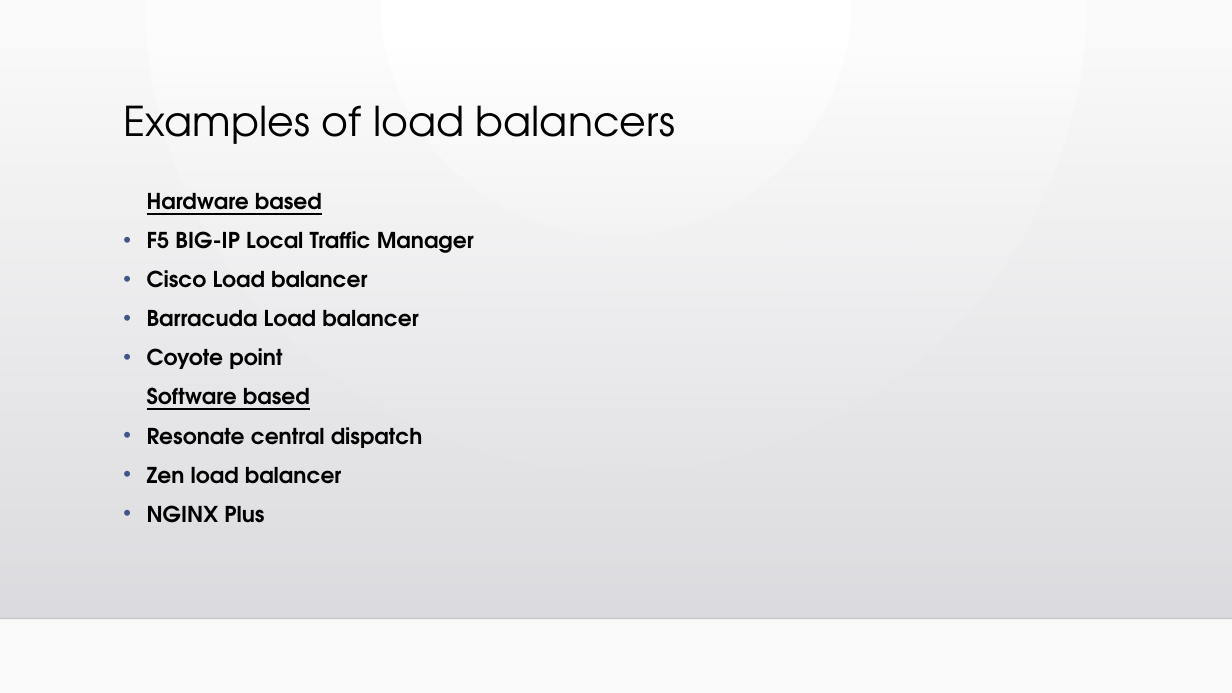
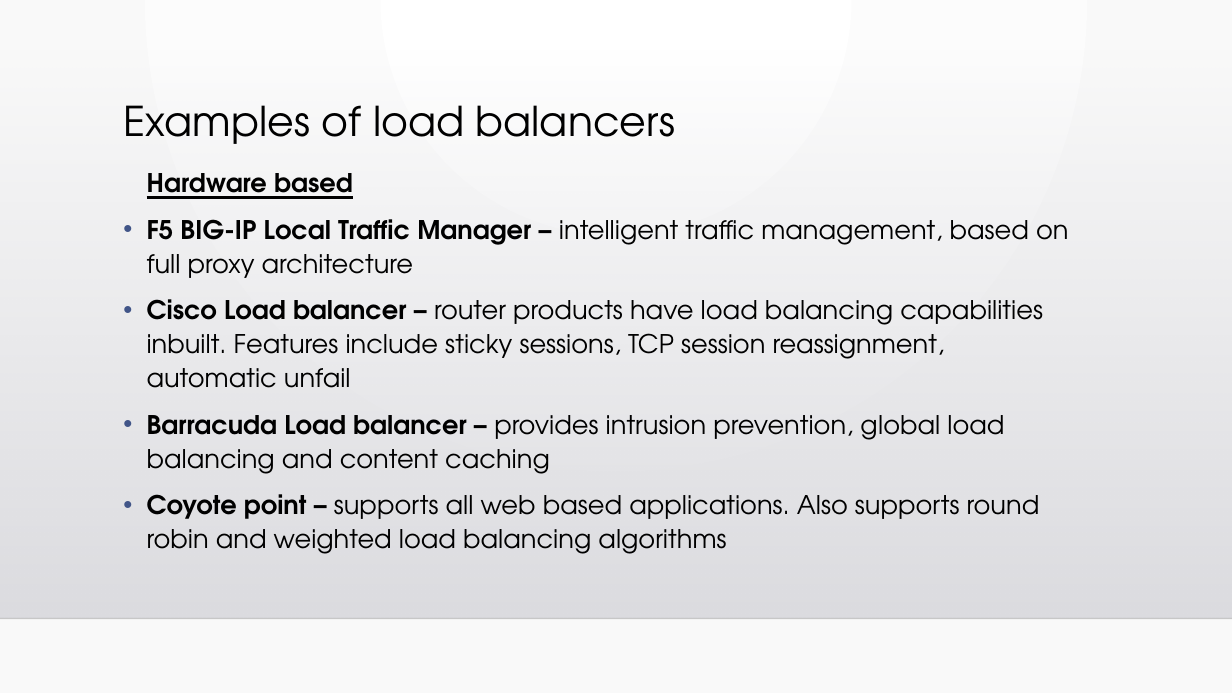
Before and after one commit to shishirkulkarni/DistributedSystems, a slide deck: slide 5 of Homework 9 - Distributed Applications/load_balancer.pptx (slide 8 before the commit). Drawn at 1232x693 pixels with LibreOffice and Linux fonts; fonts in the diff are those of the drawing; background and template pictures are left out. Boxes give left, top, right and bottom in pixels: in the first picture for what was removed or moved away, otherwise in the second. Text is boxed around its words. In the diff, an @@ line names an element or a change of style, - is before the commit and + after.

```diff
--- a/Homework 9 - Distributed Applications/load_balancer.pptx
+++ b/Homework 9 - Distributed Applications/load_balancer.pptx
@@ text "Hardware based": place and size @@
-text "Hardware based" at <box>147,193,474,523</box>
+text "Hardware based" at <box>147,173,1068,554</box>
@@ text at <box>147,173,353,199</box>: size 17 to 20 pt in "Hardware based"; line spacing 1 to 1.1 @@
@@ text at <box>147,219,1068,554</box>: text changed; size 17 to 20 pt; bold off @@
-• F5 BIG-IP Local Traffic Manager
-• Cisco Load balancer
-• Barracuda Load balancer
-• Coyote point
-Software based
-• Resonate central dispatch
-• Zen load balancer
-• NGINX Plus
+• F5 BIG-IP Local Traffic Manager – intelligent traffic management, based on full proxy architecture
+• Cisco Load balancer – router products have load balancing capabilities inbuilt. Features include sticky sessions, TCP session reassignment, automatic unfail
+• Barracuda Load balancer – provides intrusion prevention, global load balancing and content caching
+• Coyote point – supports all web based applications. Also supports round robin and weighted load balancing algorithms
```
Also in this commit, not shown: 4 other slides changed, 1 slide added, 8 slides removed.
